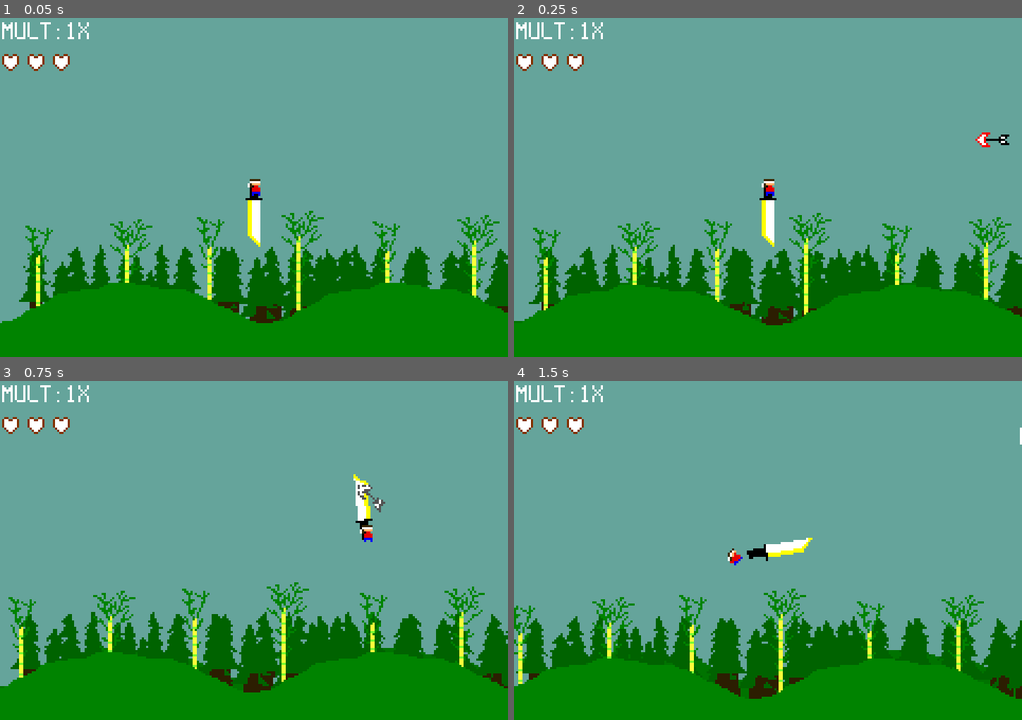
Above: before the commit, frames 1-4 (two rows, left to right).
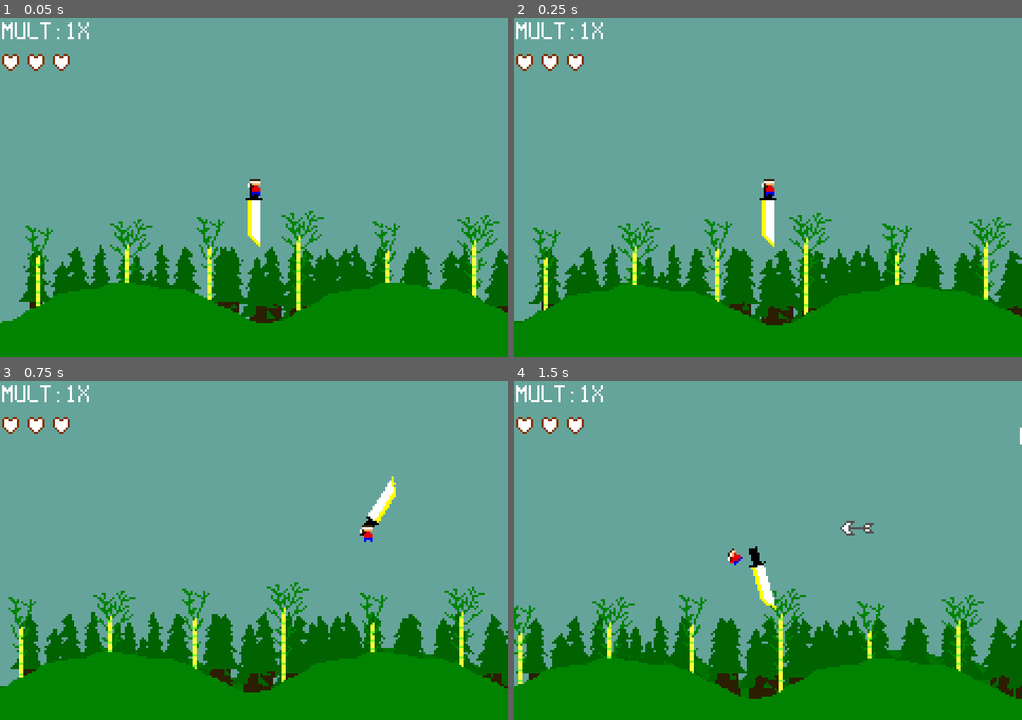
Above: after the commit, the same moments.

Repository: bytomancer/clonq-jam-2026
Game: Godot game, scene res://scn/main.tscn
Two runs of this game, one before a commit and one after it. Both use one fixed random seed, a clock stepped at 60 frames per second and the inputs below. This scene is started directly instead of the project's main scene.
Inputs (mouse positions are in pixels of both pictures, inside the frame that each line leads up to):
- Up to frame 1 (0.05 s): no input
- Up to frame 2 (0.25 s): no input
- Up to frame 3 (0.75 s): tap Enter (ui_accept) at 0.5 s; move the mouse to (365, 533) at 0.52 s
- Up to frame 4 (1.5 s): tap Enter (ui_accept) at 0.77 s; move the mouse to (666, 567) at 1.27 s

Frame 1 is identical in both runs. In frame 2, 0.1% of the frame differs, in the area x 90-98%, y 33-39%; in frame 3, 0.7%; in frame 4, 0.9%, in the area x 45-71%, y 41-68%.

Commit message:
fix: minor polish

Diff:
--- a/godot/fab/player.tscn
+++ b/godot/fab/player.tscn
@@ -157,14 +157,14 @@
 
 [node name="CollisionPolygon2D" type="CollisionPolygon2D" parent="Knife" unique_id=1446070112]
 position = Vector2(0, 1)
-polygon = PackedVector2Array(-2, 3, 2, 3, 4, 4, 4, 26, -1, 21, -1, 4)
+polygon = PackedVector2Array(-2, 2, 2, 2, 4, 4, 4, 27, 1, 27, 1, 24, -1, 22, -1, 4, -2, 4)
 
 [node name="Slicer" type="Area2D" parent="Knife" unique_id=482185091]
 collision_layer = 256
 collision_mask = 248
 
 [node name="CollisionPolygon2D" type="CollisionPolygon2D" parent="Knife/Slicer" unique_id=671930096]
-polygon = PackedVector2Array(-4, 5, -1, 5, -1, 22, 3, 26, -1, 26, -4, 23)
+polygon = PackedVector2Array(-4, 5, -1, 5, -1, 23, 1, 25, -2, 25, -4, 23)
 
 [node name="DmgNumPt" type="Node2D" parent="Knife" unique_id=264969375]
 position = Vector2(-3, 23)
--- a/godot/fab/powerup.tscn
+++ b/godot/fab/powerup.tscn
@@ -49,3 +49,12 @@
 text = "grab->"
 label_settings = SubResource("LabelSettings_altm0")
 horizontal_alignment = 2
+
+[node name="CPUParticles2D" type="CPUParticles2D" parent="." unique_id=991240456]
+position = Vector2(1, 0)
+amount = 10
+spread = 180.0
+gravity = Vector2(0, 0)
+initial_velocity_min = 15.0
+initial_velocity_max = 20.0
+color = Color(1, 0, 0.99607843, 1)
--- a/godot/scn/main.tscn
+++ b/godot/scn/main.tscn
@@ -518,7 +518,7 @@
 position = Vector2(808, 0)
 
 [node name="Arrow" parent="." unique_id=266562850 instance=ExtResource("10_sywa5")]
-position = Vector2(257, 58)
+position = Vector2(346, 59)
 tutorial_speed = 8000.0
 
 [node name="RockBounceFloor" type="Area2D" parent="." unique_id=931253786]
